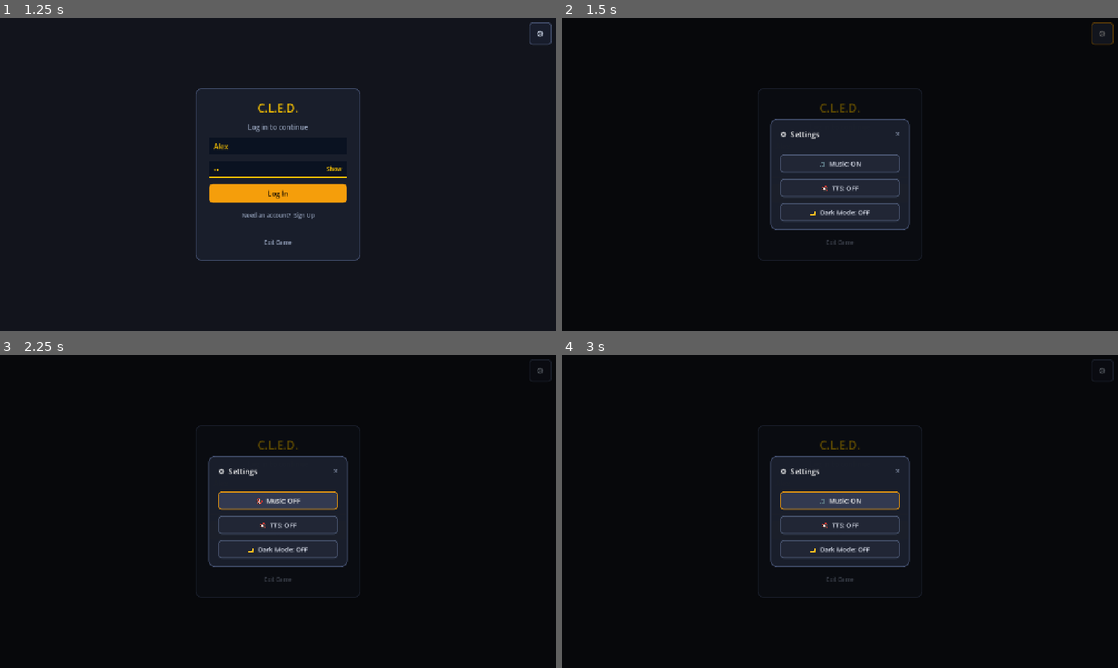
Above: before the commit, frames 1-4 (two rows, left to right).
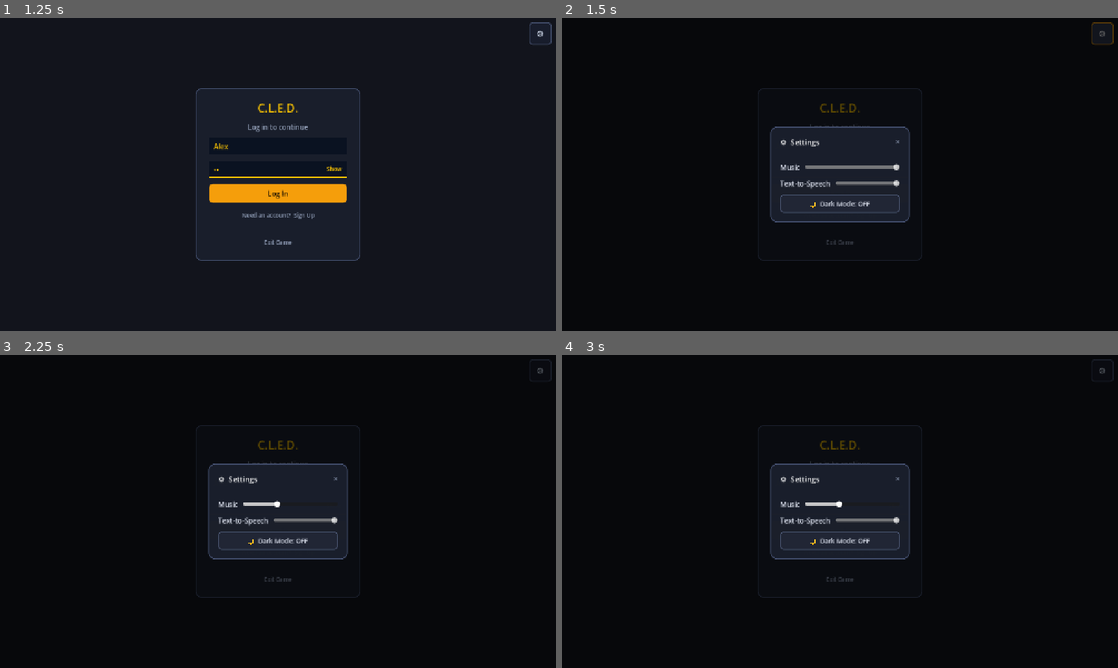
Above: after the commit, the same moments.

Repository: EricNathanCode/C.L.E.D
Game: Godot game, scene res://scene/Main.tscn
Two runs of this game, one before a commit and one after it. Both use one fixed random seed, a clock stepped at 60 frames per second and the inputs below.
Inputs (mouse positions are in pixels of both pictures, inside the frame that each line leads up to):
- Up to frame 1 (1.25 s): click (278, 146) at 0.52 s; type "Alex" at 0.6 s; click (266, 168) at 0.75 s; type "12" at 0.83 s
- Up to frame 2 (1.5 s): click "⚙︎" at 1.25 s
- Up to frame 3 (2.25 s): click (278, 502) at 2 s, where only the run before the commit has a clickable "🎵 Music: ON"
- Up to frame 4 (3 s): click (840, 502) at 2.75 s, where only the run before the commit has a clickable "🔇 Music: OFF"

Frame 1 is identical in both runs. In frame 2, 3.0% of the frame differs, in the area x 37-63%, y 32-68%; in frame 3, 3.7%; in frame 4, 3.8%.

Commit message:
Phase 55
Fixs UI

Diff:
--- a/c.l.e.d/scene/GameScreen.tscn
+++ b/c.l.e.d/scene/GameScreen.tscn
@@ -107,14 +107,14 @@
 layout_mode = 2
 theme_override_constants/separation = 8
 
+[node name="Spacer" type="Control" parent="DialogueArea/DialogueButtons" unique_id=751072598]
+layout_mode = 2
+size_flags_horizontal = 3
+
 [node name="BackButton" type="Button" parent="DialogueArea/DialogueButtons" unique_id=1968840249]
 visible = false
 layout_mode = 2
 text = "Back"
-
-[node name="Spacer" type="Control" parent="DialogueArea/DialogueButtons" unique_id=751072598]
-layout_mode = 2
-size_flags_horizontal = 3
 
 [node name="NextButton" type="Button" parent="DialogueArea/DialogueButtons" unique_id=367367895]
 layout_mode = 2
--- a/c.l.e.d/scene/LoginScreen.tscn
+++ b/c.l.e.d/scene/LoginScreen.tscn
@@ -162,15 +162,39 @@
 [node name="HSep" type="HSeparator" parent="SettingsOverlay/SettingsPanel/VBox"]
 layout_mode = 2
 
-[node name="MusicToggle" type="Button" parent="SettingsOverlay/SettingsPanel/VBox"]
-layout_mode = 2
-size_flags_horizontal = 3
-text = "🎵  Music: ON"
-
-[node name="TTSToggle" type="Button" parent="SettingsOverlay/SettingsPanel/VBox"]
-layout_mode = 2
-size_flags_horizontal = 3
-text = "🔇  TTS: OFF"
+[node name="MusicRow" type="HBoxContainer" parent="SettingsOverlay/SettingsPanel/VBox"]
+layout_mode = 2
+theme_override_constants/separation = 12
+
+[node name="MusicLabel" type="Label" parent="SettingsOverlay/SettingsPanel/VBox/MusicRow"]
+layout_mode = 2
+text = "Music"
+
+[node name="MusicToggle" type="HSlider" parent="SettingsOverlay/SettingsPanel/VBox/MusicRow"]
+layout_mode = 2
+size_flags_horizontal = 3
+size_flags_vertical = 1
+min_value = 0.0
+max_value = 1.0
+step = 0.01
+value = 1.0
+
+[node name="TTSRow" type="HBoxContainer" parent="SettingsOverlay/SettingsPanel/VBox"]
+layout_mode = 2
+theme_override_constants/separation = 12
+
+[node name="TTSLabel" type="Label" parent="SettingsOverlay/SettingsPanel/VBox/TTSRow"]
+layout_mode = 2
+text = "Text-to-Speech"
+
+[node name="TTSToggle" type="HSlider" parent="SettingsOverlay/SettingsPanel/VBox/TTSRow"]
+layout_mode = 2
+size_flags_horizontal = 3
+size_flags_vertical = 1
+min_value = 0.0
+max_value = 1.0
+step = 0.01
+value = 1.0
 
 [node name="DarkToggle" type="Button" parent="SettingsOverlay/SettingsPanel/VBox"]
 layout_mode = 2
--- a/c.l.e.d/scene/WorldSelectScreen.tscn
+++ b/c.l.e.d/scene/WorldSelectScreen.tscn
@@ -48,13 +48,15 @@
 
 [node name="UpButton" type="Button" parent="."]
 layout_mode = 0
-anchor_left = 0.44
-anchor_top = 0.0
-anchor_right = 0.56
-anchor_bottom = 0.0
-offset_top = 240.0
-offset_bottom = 295.0
-text = "▲"
+anchor_left = 0.5
+anchor_top = 0.0
+anchor_right = 0.5
+anchor_bottom = 0.0
+offset_left = -320.0
+offset_right = -260.0
+offset_top = 317.0
+offset_bottom = 373.0
+text = "◀"
 
 [node name="WorldName" type="Label" parent="."]
 layout_mode = 0
@@ -70,13 +72,15 @@
 
 [node name="DownButton" type="Button" parent="."]
 layout_mode = 0
-anchor_left = 0.44
-anchor_top = 0.0
-anchor_right = 0.56
-anchor_bottom = 0.0
-offset_top = 395.0
-offset_bottom = 450.0
-text = "▼"
+anchor_left = 0.5
+anchor_top = 0.0
+anchor_right = 0.5
+anchor_bottom = 0.0
+offset_left = 260.0
+offset_right = 320.0
+offset_top = 317.0
+offset_bottom = 373.0
+text = "▶"
 
 [node name="EnterButton" type="Button" parent="."]
 layout_mode = 0
@@ -145,15 +149,39 @@
 [node name="HSep" type="HSeparator" parent="SettingsOverlay/SettingsPanel/VBox"]
 layout_mode = 2
 
-[node name="MusicToggle" type="Button" parent="SettingsOverlay/SettingsPanel/VBox"]
-layout_mode = 2
-size_flags_horizontal = 3
-text = "🎵  Music: ON"
-
-[node name="TTSToggle" type="Button" parent="SettingsOverlay/SettingsPanel/VBox"]
-layout_mode = 2
-size_flags_horizontal = 3
-text = "🔇  TTS: OFF"
+[node name="MusicRow" type="HBoxContainer" parent="SettingsOverlay/SettingsPanel/VBox"]
+layout_mode = 2
+theme_override_constants/separation = 12
+
+[node name="MusicLabel" type="Label" parent="SettingsOverlay/SettingsPanel/VBox/MusicRow"]
+layout_mode = 2
+text = "Music"
+
+[node name="MusicToggle" type="HSlider" parent="SettingsOverlay/SettingsPanel/VBox/MusicRow"]
+layout_mode = 2
+size_flags_horizontal = 3
+size_flags_vertical = 1
+min_value = 0.0
+max_value = 1.0
+step = 0.01
+value = 1.0
+
+[node name="TTSRow" type="HBoxContainer" parent="SettingsOverlay/SettingsPanel/VBox"]
+layout_mode = 2
+theme_override_constants/separation = 12
+
+[node name="TTSLabel" type="Label" parent="SettingsOverlay/SettingsPanel/VBox/TTSRow"]
+layout_mode = 2
+text = "Text-to-Speech"
+
+[node name="TTSToggle" type="HSlider" parent="SettingsOverlay/SettingsPanel/VBox/TTSRow"]
+layout_mode = 2
+size_flags_horizontal = 3
+size_flags_vertical = 1
+min_value = 0.0
+max_value = 1.0
+step = 0.01
+value = 1.0
 
 [node name="ExitConfirmOverlay" type="Control" parent="."]
 visible = false
--- a/c.l.e.d/scripts/GameManager.gd
+++ b/c.l.e.d/scripts/GameManager.gd
@@ -13,9 +13,21 @@
 var current_user: String = ""
 
 # ── Toggles | persist across scenes ──────────────────
-var tts_enabled:         bool = false
-var music_enabled:       bool = true
+# tts_enabled / music_enabled are derived automatically whenever the
+# matching volume is set (0 = off) — read them, but set the volume instead.
+var tts_enabled:          bool = false
+var music_enabled:        bool = true
 var dark_overlay_enabled: bool = false
+
+var tts_volume: float = 1.0:
+	set(value):
+		tts_volume = clamp(value, 0.0, 1.0)
+		tts_enabled = tts_volume > 0.0
+
+var music_volume: float = 1.0:
+	set(value):
+		music_volume = clamp(value, 0.0, 1.0)
+		music_enabled = music_volume > 0.0
 
 # ── Progress & scoring ────────────────────────────────
 var completed_lessons:       Dictionary = {}   # "world_lid"  → star_count (1–3)
@@ -38,14 +50,15 @@
 	var cfg := ConfigFile.new()
 	if cfg.load(SETTINGS_PATH) != OK:
 		return  # no settings file yet — first launch
-	tts_enabled          = cfg.get_value("settings", "tts_enabled",          false)
-	music_enabled        = cfg.get_value("settings", "music_enabled",        true)
+	# Assigning through the setters above also refreshes tts_enabled/music_enabled.
+	tts_volume           = cfg.get_value("settings", "tts_volume",           1.0)
+	music_volume         = cfg.get_value("settings", "music_volume",         1.0)
 	dark_overlay_enabled = cfg.get_value("settings", "dark_overlay_enabled", false)
 
 func save_settings() -> void:
 	var cfg := ConfigFile.new()
-	cfg.set_value("settings", "tts_enabled",          tts_enabled)
-	cfg.set_value("settings", "music_enabled",        music_enabled)
+	cfg.set_value("settings", "tts_volume",           tts_volume)
+	cfg.set_value("settings", "music_volume",         music_volume)
 	cfg.set_value("settings", "dark_overlay_enabled", dark_overlay_enabled)
 	cfg.save(SETTINGS_PATH)
 
@@ -211,7 +224,7 @@
 		return
 	DisplayServer.tts_stop()
 	var profile: Array = VOICE_PROFILES.get(char_key, DEFAULT_PROFILE)
-	var vol:   int   = profile[0]
+	var vol:   int   = int(profile[0] * tts_volume)
 	var pitch: float = profile[1]
 	var rate:  float = profile[2]
 	DisplayServer.tts_speak(text, "", vol, pitch, rate)
--- a/c.l.e.d/scripts/LoginScreen.gd
+++ b/c.l.e.d/scripts/LoginScreen.gd
@@ -24,8 +24,10 @@
 @onready var _exit_button:     Button   = $CenterContainer/CardPanel/VBox/ExitButton
 
 @onready var _settings_button: Button = $SettingsButton
-@onready var _music_toggle:    Button = $SettingsOverlay/SettingsPanel/VBox/MusicToggle
-@onready var _tts_toggle:      Button = $SettingsOverlay/SettingsPanel/VBox/TTSToggle
+@onready var _music_toggle:    HSlider = $SettingsOverlay/SettingsPanel/VBox/MusicRow/MusicToggle
+@onready var _tts_toggle:      HSlider = $SettingsOverlay/SettingsPanel/VBox/TTSRow/TTSToggle
+@onready var _music_label:     Label   = $SettingsOverlay/SettingsPanel/VBox/MusicRow/MusicLabel
+@onready var _tts_label:       Label   = $SettingsOverlay/SettingsPanel/VBox/TTSRow/TTSLabel
 @onready var _dark_toggle:     Button = $SettingsOverlay/SettingsPanel/VBox/DarkToggle
 
 var _username_regex := RegEx.new()
@@ -48,8 +50,8 @@
 	_style_eye_btn(_confirm_toggle)
 	_style_settings_btn(_settings_button)
 	_style_settings_panel()
-	_style_btn(_music_toggle, "secondary")
-	_style_btn(_tts_toggle,   "secondary")
+	_music_label.add_theme_color_override("font_color", Color(0.85, 0.87, 0.92))
+	_tts_label.add_theme_color_override("font_color", Color(0.85, 0.87, 0.92))
 	_style_btn(_dark_toggle,  "secondary")
 
 	_password_input.secret = true
@@ -68,8 +70,8 @@
 	_settings_button.pressed.connect(_on_settings_open)
 	$SettingsOverlay/DimBG.gui_input.connect(_on_dim_input)
 	$SettingsOverlay/SettingsPanel/VBox/TitleRow/CloseButton.pressed.connect(_on_settings_close)
-	_music_toggle.pressed.connect(_on_music_toggle)
-	_tts_toggle.pressed.connect(_on_tts_toggle)
+	_music_toggle.value_changed.connect(_on_music_changed)
+	_tts_toggle.value_changed.connect(_on_tts_changed)
 	_dark_toggle.pressed.connect(_on_dark_toggle)
 
 	_update_music_button()
@@ -164,21 +166,13 @@
 	if event is InputEventMouseButton and event.pressed:
 		_on_settings_close()
 
-func _on_music_toggle() -> void:
-	GameManager.music_enabled = not GameManager.music_enabled
-	var main = get_tree().root.get_node("Main")
-	if GameManager.music_enabled:
-		main.resume_bgm()
-	else:
-		main.pause_bgm()
-	_update_music_button()
-	GameManager.save_settings()
-
-func _on_tts_toggle() -> void:
-	GameManager.tts_enabled = not GameManager.tts_enabled
+func _on_music_changed(value: float) -> void:
+	get_tree().root.get_node("Main").set_music_volume(value)
+
+func _on_tts_changed(value: float) -> void:
+	GameManager.tts_volume = value
 	if not GameManager.tts_enabled:
 		GameManager.stop_speaking()
-	_update_tts_button()
 	GameManager.save_settings()
 
 func _on_dark_toggle() -> void:
@@ -188,10 +182,10 @@
 	GameManager.save_settings()
 
 func _update_music_button() -> void:
-	_music_toggle.text = "🎵  Music: ON" if GameManager.music_enabled else "🔇  Music: OFF"
+	_music_toggle.value = GameManager.music_volume
 
 func _update_tts_button() -> void:
-	_tts_toggle.text = "🔊  TTS: ON" if GameManager.tts_enabled else "🔇  TTS: OFF"
+	_tts_toggle.value = GameManager.tts_volume
 
 func _update_dark_button() -> void:
 	_dark_toggle.text = "🌙  Dark Mode: ON" if GameManager.dark_overlay_enabled else "🌙  Dark Mode: OFF"
--- a/c.l.e.d/scripts/Main.gd
+++ b/c.l.e.d/scripts/Main.gd
@@ -28,12 +28,10 @@
 	var bgm := AudioStreamPlayer.new()
 	bgm.name = "BGM"
 	bgm.bus = "Master"
-	bgm.volume_db = 0.0
+	bgm.volume_db = linear_to_db(GameManager.music_volume)
 	add_child(bgm)
 
 func _play_bgm(key: String) -> void:
-	if not GameManager.music_enabled:
-		return
 	if _current_bgm_key == key and $BGM.playing:
 		return
 	_current_bgm_key = key
@@ -44,21 +42,14 @@
 	if stream is AudioStreamMP3:
 		stream.loop = true
 	$BGM.stream = stream
+	$BGM.volume_db = linear_to_db(GameManager.music_volume)
 	$BGM.play()
 
-func resume_bgm() -> void:
-	if _current_bgm_key == "":
-		_play_bgm("menu")
-	else:
-		var stream = load(BGM_MAP.get(_current_bgm_key, BGM_MAP["menu"]))
-		if stream and stream is AudioStreamMP3:
-			stream.loop = true
-		if stream:
-			$BGM.stream = stream
-		$BGM.play()
-
-func pause_bgm() -> void:
-	$BGM.stop()
+# Called live as the Music slider is dragged.
+func set_music_volume(v: float) -> void:
+	GameManager.music_volume = v
+	$BGM.volume_db = linear_to_db(v)
+	GameManager.save_settings()
 
 func _build_dark_overlay() -> void:
 	_dark_overlay = ColorRect.new()
--- a/c.l.e.d/scripts/WorldSelectScreen.gd
+++ b/c.l.e.d/scripts/WorldSelectScreen.gd
@@ -22,9 +22,11 @@
 var _bg_cache: Dictionary = {}
 var _index: int = 0
 
-@onready var _panel      := $SettingsOverlay/SettingsPanel
-@onready var _music_btn  := $SettingsOverlay/SettingsPanel/VBox/MusicToggle
-@onready var _tts_btn    := $SettingsOverlay/SettingsPanel/VBox/TTSToggle
+@onready var _panel         := $SettingsOverlay/SettingsPanel
+@onready var _music_slider  := $SettingsOverlay/SettingsPanel/VBox/MusicRow/MusicToggle
+@onready var _tts_slider    := $SettingsOverlay/SettingsPanel/VBox/TTSRow/TTSToggle
+@onready var _music_label   := $SettingsOverlay/SettingsPanel/VBox/MusicRow/MusicLabel
+@onready var _tts_label     := $SettingsOverlay/SettingsPanel/VBox/TTSRow/TTSLabel
 var _dark_btn: Button = null
 var _reset_btn: Button = null
 var _reset_armed: bool = false
@@ -44,8 +46,8 @@
 
 	$SettingsOverlay/DimBG.gui_input.connect(_on_dim_input)
 	$SettingsOverlay/SettingsPanel/VBox/TitleRow/CloseButton.pressed.connect(_on_settings_close)
-	_music_btn.pressed.connect(_on_music_toggle)
-	_tts_btn.pressed.connect(_on_tts_toggle)
+	_music_slider.value_changed.connect(_on_music_changed)
+	_tts_slider.value_changed.connect(_on_tts_changed)
 
 	$ExitConfirmOverlay/DimBG.gui_input.connect(_on_exit_dim_input)
 	$ExitConfirmOverlay/ConfirmPanel/VBox/LogoutExitButton.pressed.connect(_on_exit_logout)
@@ -67,8 +69,8 @@
 	_style_btn($EnterButton, "primary",   22)
 	_style_btn($ExitButton,  "ghost",     15)
 	_style_btn($SettingsOverlay/SettingsPanel/VBox/TitleRow/CloseButton, "ghost", 15)
-	_style_btn(_music_btn, "secondary", 15)
-	_style_btn(_tts_btn,   "secondary", 15)
+	_music_label.add_theme_color_override("font_color", Color(0.85, 0.87, 0.92))
+	_tts_label.add_theme_color_override("font_color", Color(0.85, 0.87, 0.92))
 	_style_btn(_dark_btn,  "secondary", 15)
 	_style_settings_btn($SettingsButton)
 
@@ -251,22 +253,14 @@
 	if event is InputEventMouseButton and event.pressed:
 		_on_settings_close()
 
-func _on_tts_toggle() -> void:
-	GameManager.tts_enabled = not GameManager.tts_enabled
+func _on_tts_changed(value: float) -> void:
+	GameManager.tts_volume = value
 	if not GameManager.tts_enabled:
 		GameManager.stop_speaking()
-	_update_tts_button()
 	GameManager.save_settings()
 
-func _on_music_toggle() -> void:
-	GameManager.music_enabled = not GameManager.music_enabled
-	var main = get_tree().root.get_node("Main")
-	if GameManager.music_enabled:
-		main.resume_bgm()
-	else:
-		main.pause_bgm()
-	_update_music_button()
-	GameManager.save_settings()
+func _on_music_changed(value: float) -> void:
+	get_tree().root.get_node("Main").set_music_volume(value)
 
 func _on_dark_toggle() -> void:
 	GameManager.dark_overlay_enabled = not GameManager.dark_overlay_enabled
@@ -298,10 +292,10 @@
 	return "★  %d / %d lessons  ·  %d%% complete" % [done, LESSONS_PER_WORLD, pct]
 
 func _update_tts_button() -> void:
-	_tts_btn.text = "TTS: ON" if GameManager.tts_enabled else "TTS: OFF"
+	_tts_slider.value = GameManager.tts_volume
 
 func _update_music_button() -> void:
-	_music_btn.text = "Music: ON" if GameManager.music_enabled else "Music: OFF"
+	_music_slider.value = GameManager.music_volume
 
 func _update_dark_button() -> void:
 	if _dark_btn:
